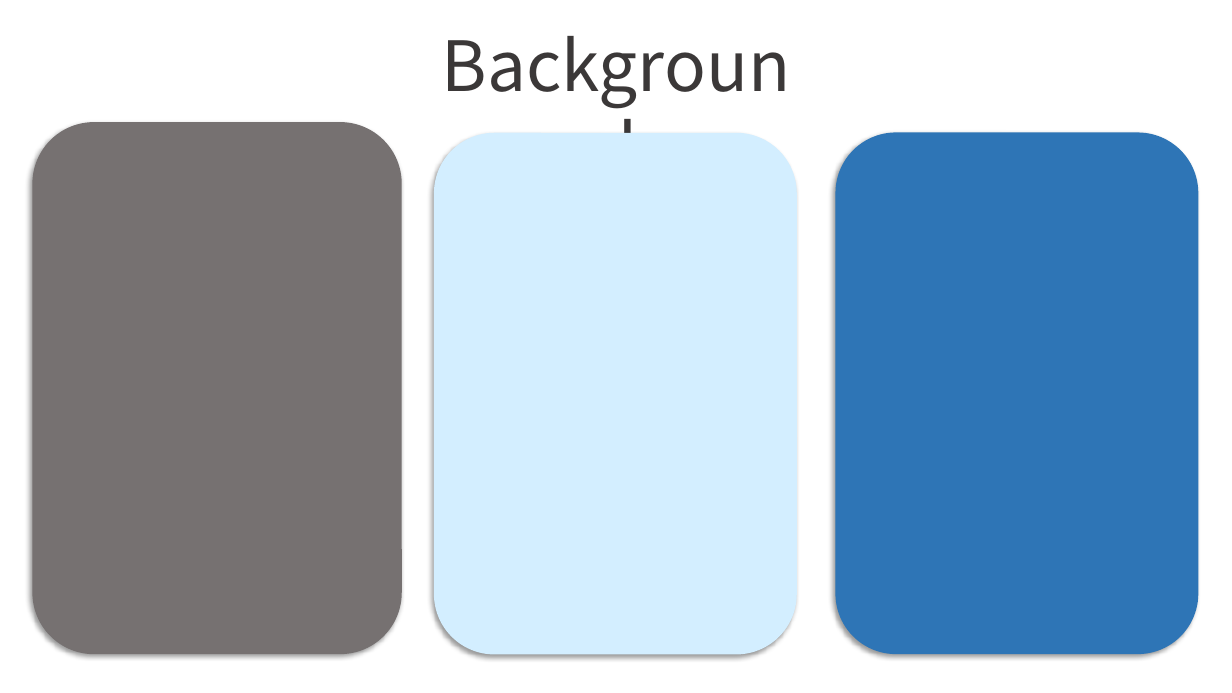
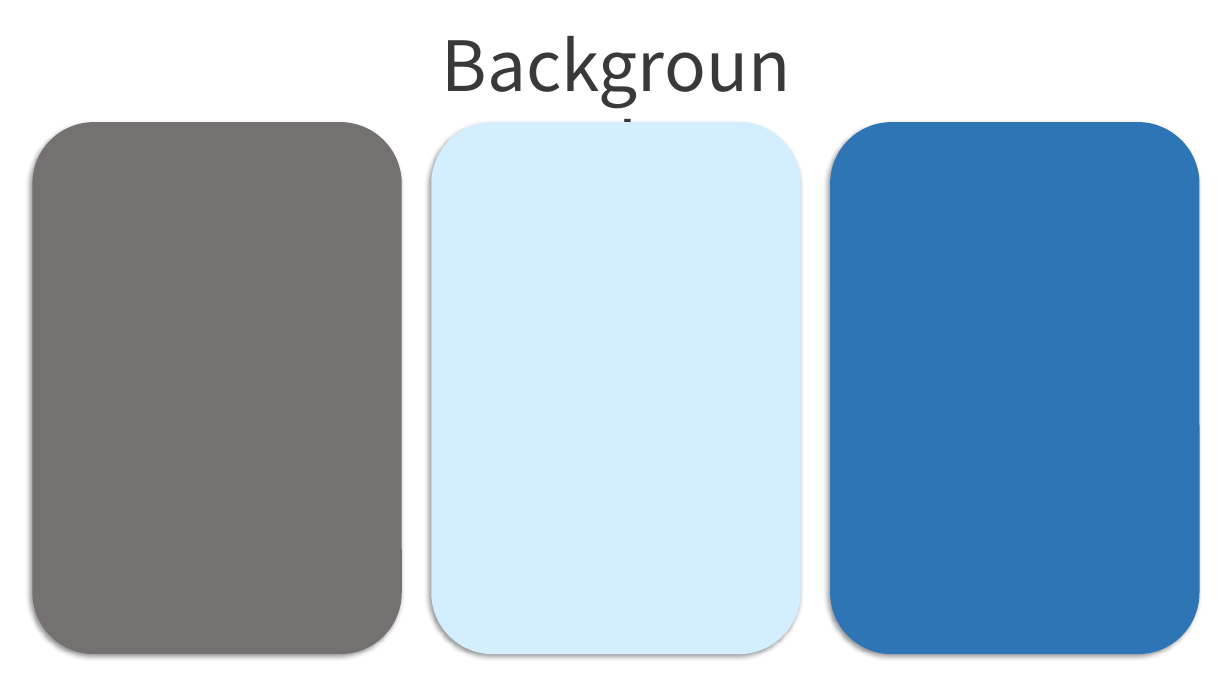
Before and after one commit to mydreamshine/Wetherforecast, a slide deck: slide 1 of PPT/미세한 날씨 리소스 제작.pptx. Drawn at 1232x693 pixels with LibreOffice and Linux fonts; fonts in the diff are those of the drawing. Boxes give left, top, right and bottom in pixels: in the first picture for what was removed or moved away, otherwise in the second. Text is boxed around its words. In the diff, an @@ line names an element or a change of style, - is before the commit and + after.

```diff
--- a/PPT/미세한 날씨 리소스 제작.pptx
+++ b/PPT/미세한 날씨 리소스 제작.pptx
@@ rounded rectangle: place and size @@
-rounded rectangle at bbox=[434, 133, 798, 655]
+rounded rectangle at bbox=[432, 122, 801, 654]
@@ rounded rectangle: place and size @@
-rounded rectangle at bbox=[836, 132, 1199, 654]
+rounded rectangle at bbox=[830, 122, 1200, 654]
```
Also in this commit, not shown: 1 other slide changed, 9 other files.
